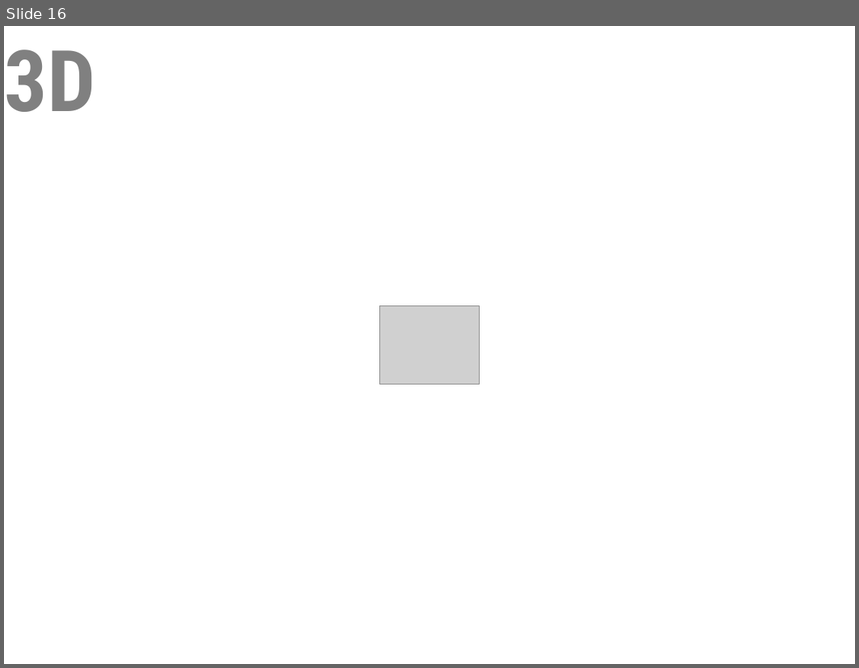
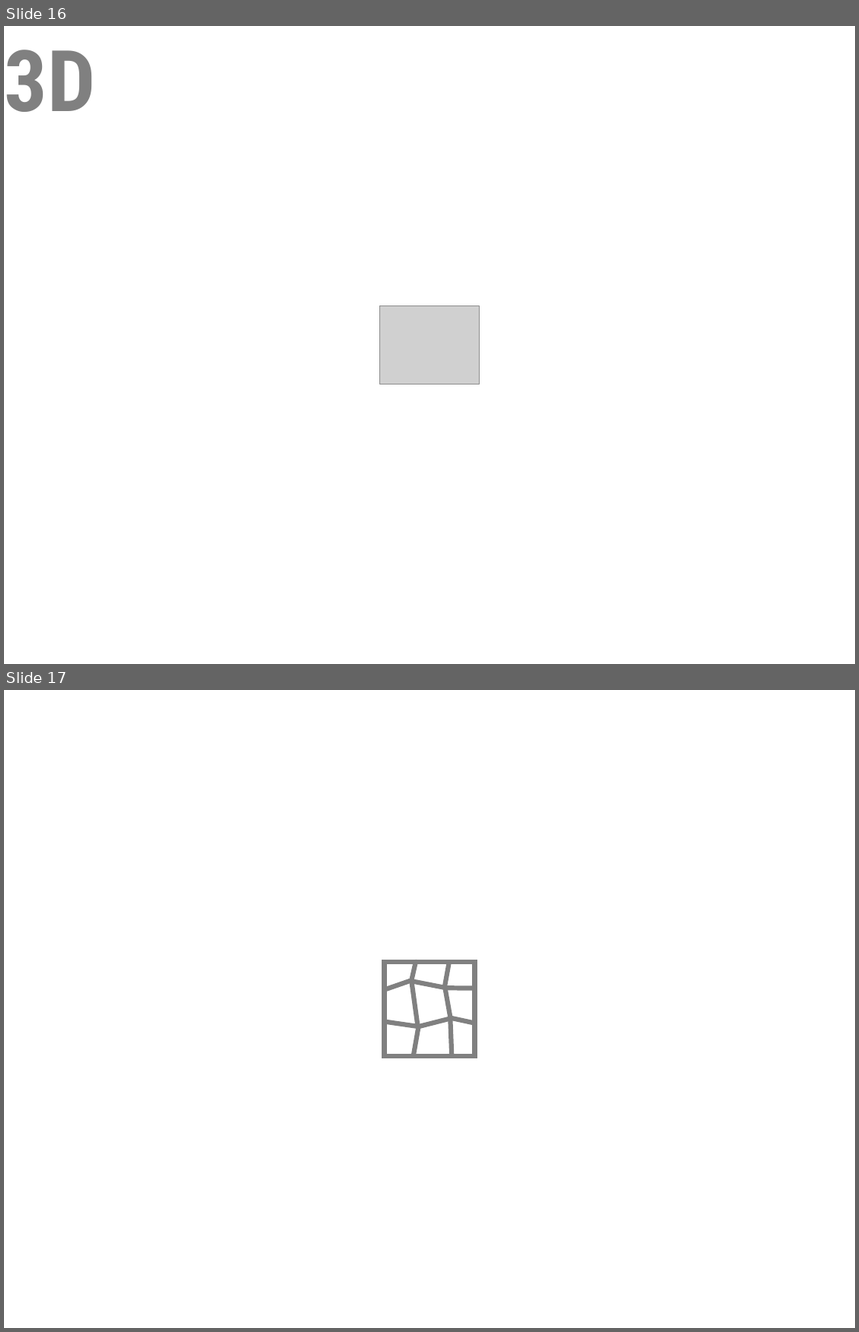
Before and after one commit to YinshengGuo/WinduVision, a slide deck: icons/icons.pptx. Shown one above the other, each under a label of ours: slide 16 before the commit, slides 16 and 17 after it. The pictures are 859x668 and 859x1332 pixels, drawn with LibreOffice and Linux fonts; fonts in the diff are those of the drawing; grey boxes stand for pictures. Boxes give left, top, right and bottom in pixels: in the first picture for what was removed or moved away, otherwise in the second. Text is boxed around its words. In the diff, an @@ line names an element or a change of style, - is before the commit and + after.

```diff
--- a/icons/icons.pptx
+++ b/icons/icons.pptx
@@ slide 17 added at (4, 690, 855, 1328), background #FFFFFF @@
@@ rectangle added at (385, 962, 474, 1056), outline #808080 4 pt @@
@@ line added from (411, 980) to (416, 962), #808080 4 pt @@
@@ line added from (445, 987) to (449, 962), #808080 4 pt @@
@@ line added from (386, 989) to (410, 981), #808080 4 pt @@
@@ line added from (410, 981) to (446, 988), #808080 4 pt @@
@@ line added from (417, 1026) to (411, 983), #808080 4 pt @@
@@ line added from (450, 1018) to (445, 989), #808080 4 pt @@
@@ line added from (446, 988) to (474, 989), #808080 4 pt @@
@@ line added from (385, 1022) to (418, 1027), #808080 4 pt @@
@@ line added from (414, 1055) to (418, 1026), #808080 4 pt @@
@@ line added from (417, 1027) to (449, 1019), #808080 4 pt @@
@@ line added from (450, 1018) to (473, 1023), #808080 4 pt @@
@@ line added from (452, 1054) to (450, 1018), #808080 4 pt @@
```
Also in this commit, not shown: 7 slides changed, 24 other files.
